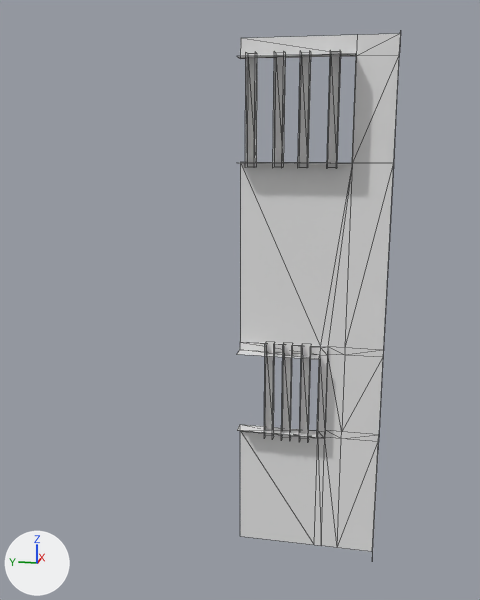
Renders of the glTF model src/Data/Models/door.glb from each side of a commit.
The view is the same before and after, from a camera (50 mm lens) standing at (-3.06, 0.08, 2.11) and looking at (0.02, 0.69, 1.35). The lights are fixed; the arrows at lower left show +X, +Y and +Z. Mesh edges are drawn as thin lines. Materials are left out; every surface is plain grey. Vertices at the same position are counted once.

In view in the first picture: 'door', 'door.001'.
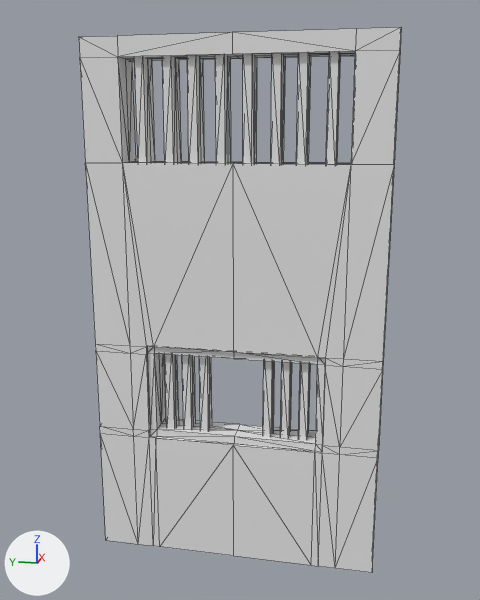
Commit message: today is today!

Boxes (x1, y1, x2, y2) around the edits, measured in the pictures (480 x 600 px):
'door', reshaped (96% wider): before (237, 31, 401, 555); after (79, 27, 401, 573)
'door.001', deleted: before (237, 342, 328, 439)
part 1 of me_cube_006, added: after (79, 27, 401, 573)

What changed in the scene script:
```text
Change me_cube_006:
    used by ob_door; location = (0.0, 0.702, 1.002)
    remove me_cube_006.from_pydata(...)  # 98 vertices, 94 faces; spans x 0.0..0.09, y -0.7..0.0, z -0.99..1.54
    add me_cube_006.from_pydata(...)  # 344 vertices, 496 faces; spans x -0.09..0.09, y -0.7..0.7, z -0.99..1.54
    me_cube_006 part 1
    74 vertices are added at x -0.09..0.09, y -0.44..0.7, z -0.99..1.54
    16 new vertices lie (-0.06, 0.0, 0.0) away from vertices in x 0.0, y -0.45..-0.04, z 0.97..1.47
    12 new vertices lie (-0.09, 0.0, 0.0) away from vertices in x 0.0, y -0.7..0.0, z -0.99..1.54
    12 new vertices lie (-0.04, 0.0, 0.0) away from vertices in x 0.0, y -0.36..-0.14, z -0.37..0.13
    7 new vertices lie (0.0, 0.52, 0.0) away from vertices in x -0.09..0.09, y 0.0, z 0.99..1.54
    11 new vertices lie (0.0, 0.18, 0.0) away from vertices in x -0.09..0.09, y -0.7..0.52, z -0.99..1.54
    5 new vertices lie (0.0, 0.0, -0.88) away from vertices in x -0.09..0.09, y 0.0..0.7, z 0.99
    6 new vertices lie (0.0, 0.0, -0.04) away from vertices in x -0.09..0.09, y -0.4..0.7, z 0.11
    7 new vertices lie (0.0, 0.4, 0.0) away from vertices in x -0.09..0.09, y 0.0, z -0.99..0.11
    8 new vertices lie (0.0, 0.04, 0.0) away from vertices in x -0.09..0.09, y -0.44..0.4, z -0.99..0.11
    7 new vertices lie (0.0, 0.08, 0.0) away from vertices in x -0.09..0.09, y -0.52..0.44, z -0.99..0.11
    7 new vertices lie (0.0, 0.04, 0.0) away from vertices in x -0.09..-0.07, y -0.44, z -0.99..0.11
    7 new vertices lie (0.0, 0.0, -0.4) away from vertices in x -0.09..0.09, y 0.4..0.7, z 0.07
    7 new vertices lie (0.0, 0.0, -0.04) away from vertices in x -0.09..0.09, y 0.0..0.7, z -0.33..0.11
    7 new vertices lie (-0.09, 0.0, 0.0) away from vertices in x 0.09, y 0.7, z -0.37..1.54
    5 new vertices lie (0.0, 0.4, 0.0) away from vertices in x -0.09..0.07, y -0.4, z -0.99..-0.33
    6 new vertices lie (-0.07, 0.0, 0.0) away from vertices in x 0.07, y -0.4..0.4, z -0.33..0.07
    42 new vertices lie (0.0, 0.0, 0.5) away from vertices in x -0.06..0.06, y 0.04..0.45, z -0.37..0.97
    402 new faces join them
Remove ob_door_001:
    ob_door_001 = bpy.data.objects.new('door.001', me_cube_001)
    ob_door_001.location = (0.0, 0.702, 1.002)
```
